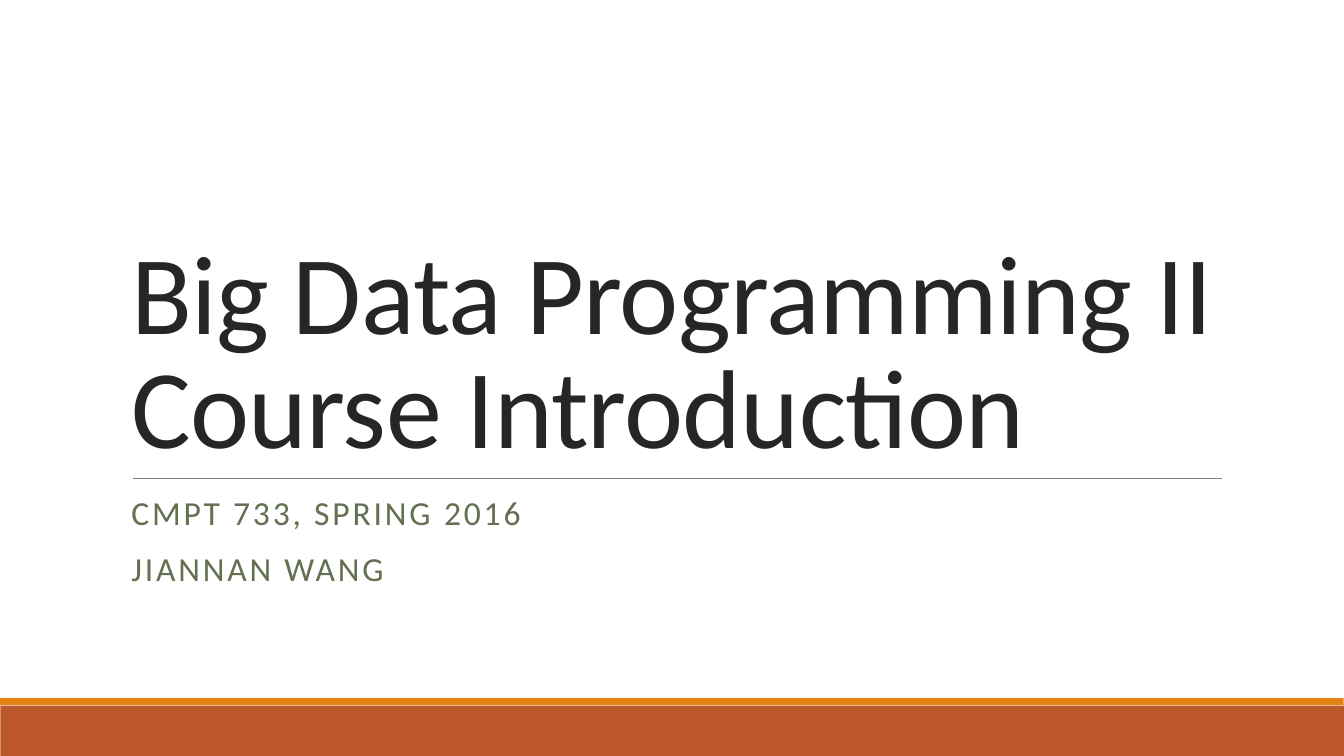
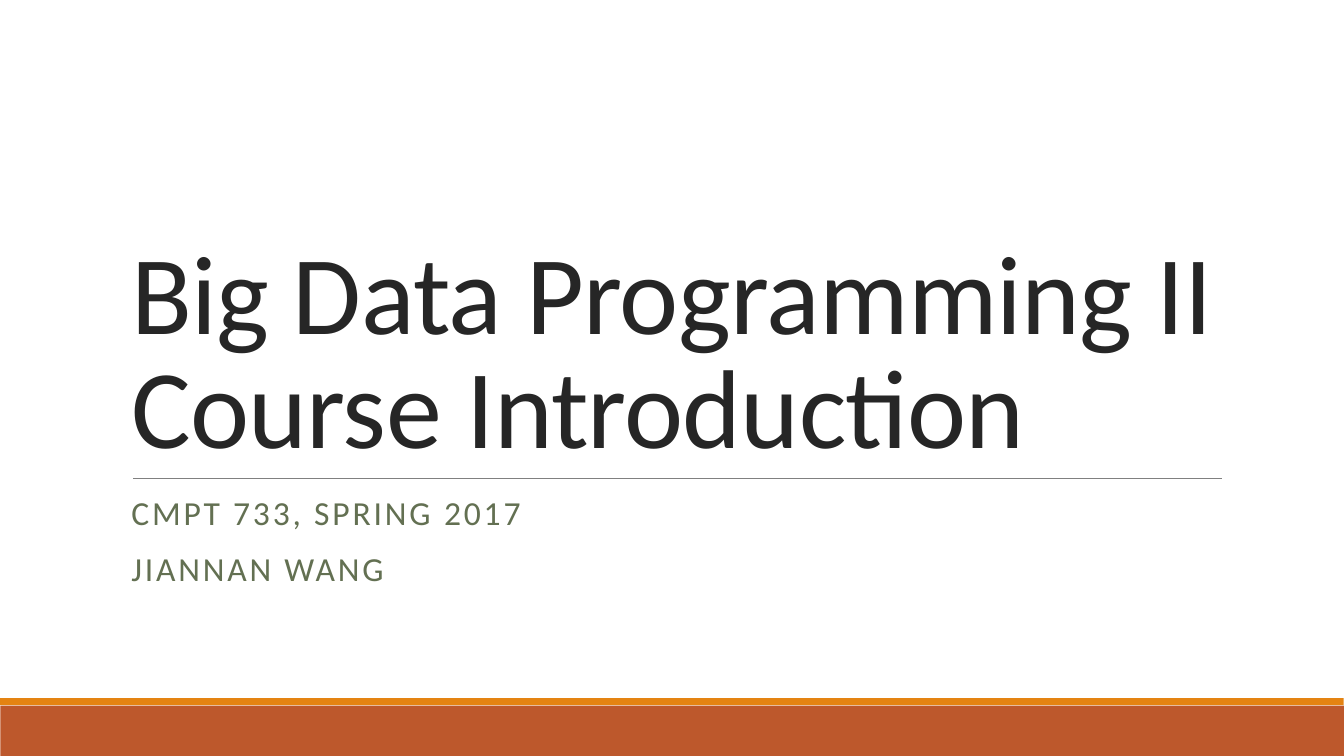
Before and after one commit to ZhensongQian/cmpt733, a slide deck: slide 1 of Lectures/Lec1/lec1-1.pptx. Drawn at 1344x756 pixels with LibreOffice and Linux fonts; fonts in the diff are those of the drawing. Boxes give left, top, right and bottom in pixels: in the first picture for what was removed or moved away, otherwise in the second. Text is boxed around its words. In the diff, an @@ line names an element or a change of style, - is before the commit and + after.

```diff
--- a/Lectures/Lec1/lec1-1.pptx
+++ b/Lectures/Lec1/lec1-1.pptx
@@ subtitle at (x1=131, y1=503, x2=521, y2=529): text changed @@
-CMPT 733, SPRING 2016
+CMPT 733, SPRING 2017
```
Also in this commit, not shown: 10 other slides changed, 2 other files.
